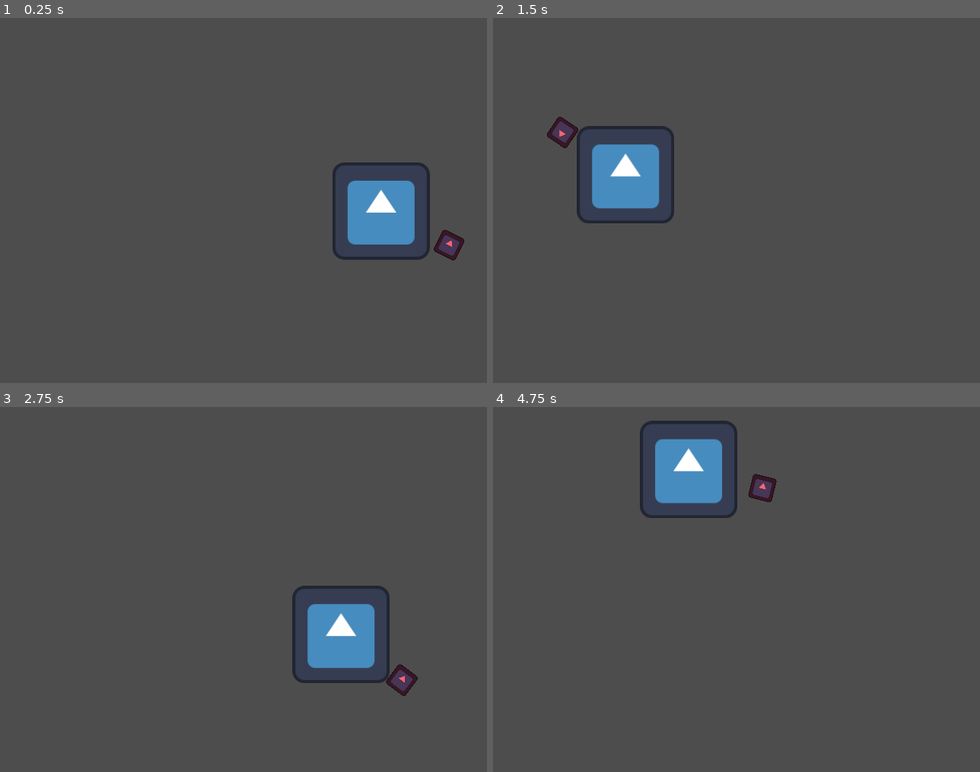
Above: before the commit, frames 1-4 (two rows, left to right).
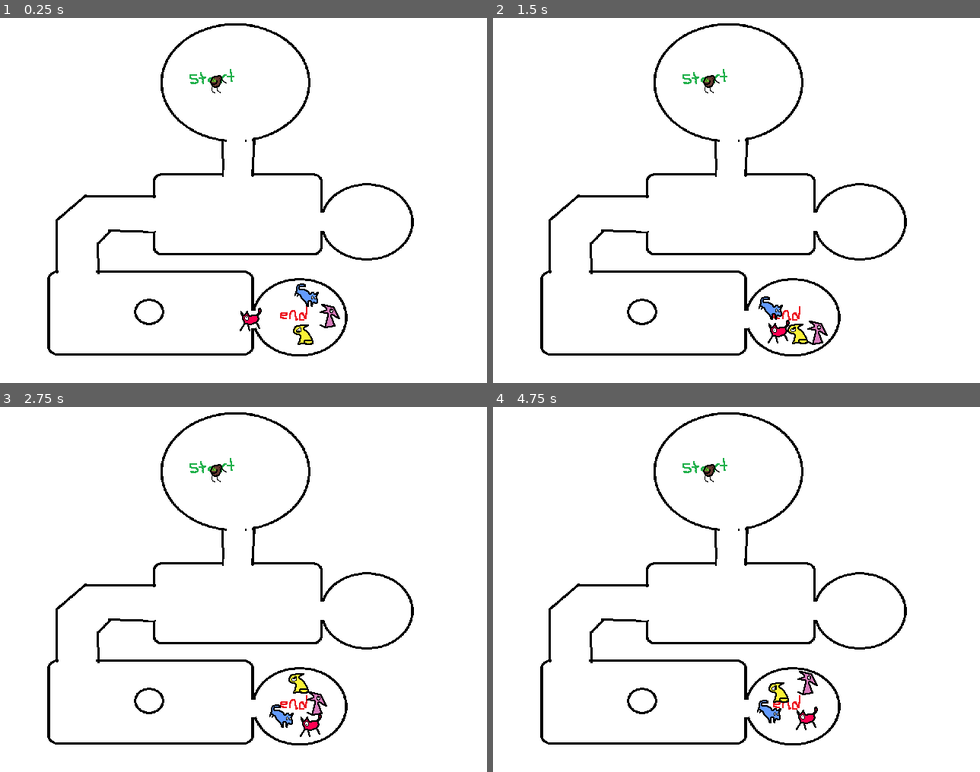
Above: after the commit, the same moments.

Repository: CommandTM/Cat-Race-Tests
Game: Godot game, scene res://Scenes/town.tscn
The game is run twice, just before and just after one commit, with the same random seed, the same clock (stepped at 60 frames per second) and the same inputs. Before the commit the project starts from res://Scenes/test.tscn. The engine's default icon, where the game draws it, is replaced by a stand-in: a white triangle on a blue panel in a dark square.
Inputs:
- Up to frame 1 (0.25 s): no input
- Up to frame 2 (1.5 s): tap Enter (ui_accept) at 0.5, 0.77 s; hold Right (ui_right) from 0.53 s (still down)
- Up to frame 3 (2.75 s): tap Enter (ui_accept) at 1.52 s; release Right (ui_right) at 2.03 s; hold Left (ui_left) from 2.03 s (still down)
- Up to frame 4 (4.75 s): release Left (ui_left) at 2.78 s; hold Right (ui_right) 2.78-4.28 s; tap Enter (ui_accept) at 3.02, 3.77, 4.52 s; hold Left (ui_left) from 4.28 s (still down)

The runs differ from the first frame. In frame 1, 100% of the frame differs, in the area x 0-100%, y 0-100%; in frame 2, 100%; in frame 3, 100%; in frame 4, 100%.

Commit message:
CATS AND MAPS AND KIWIS

Diff:
--- /dev/null
+++ b/Cats/Defs/blue.json
@@ -0,0 +1,18 @@
+{
+	"name": "Blue",
+	"color": "blue",
+	"sprites": {
+		"north": "res://Cats/Sprites/Blue/blue_all_directions.png",
+		"south": "res://Cats/Sprites/Blue/blue_all_directions.png",
+		"east": "res://Cats/Sprites/Blue/blue_all_directions.png",
+		"west": "res://Cats/Sprites/Blue/blue_all_directions.png",
+		"north_east": "res://Cats/Sprites/Blue/blue_all_directions.png",
+		"north_west": "res://Cats/Sprites/Blue/blue_all_directions.png",
+		"south_east": "res://Cats/Sprites/Blue/blue_all_directions.png",
+		"south_west": "res://Cats/Sprites/Blue/blue_all_directions.png",
+	},
+	"hitbox": "res://Cats/Hitboxes/blue.tres",
+	"wins": 0,
+	"losses": 0,
+	"name_revealed": false
+}
--- /dev/null
+++ b/Cats/Defs/magenta.json
@@ -0,0 +1,18 @@
+{
+	"name": "Magenta",
+	"color": "magenta",
+	"sprites": {
+		"north": "res://Cats/Sprites/Magenta/magenta_north.png",
+		"south": "res://Cats/Sprites/Magenta/magenta_south.png",
+		"east": "res://Cats/Sprites/Magenta/magenta_east.png",
+		"west": "res://Cats/Sprites/Magenta/magenta_west.png",
+		"north_east": "res://Cats/Sprites/Magenta/magenta_north_east.png",
+		"north_west": "res://Cats/Sprites/Magenta/magenta_north_west.png",
+		"south_east": "res://Cats/Sprites/Magenta/magenta_south_east.png",
+		"south_west": "res://Cats/Sprites/Magenta/magenta_south_west.png",
+	},
+	"hitbox": "res://Cats/Hitboxes/magenta.tres",
+	"wins": 0,
+	"losses": 0,
+	"name_revealed": false
+}
--- /dev/null
+++ b/Cats/Defs/pink.json
@@ -0,0 +1,18 @@
+{
+	"name": "Pink",
+	"color": "pink",
+	"sprites": {
+		"north": "res://Cats/Sprites/Pink/pink_north.png",
+		"south": "res://Cats/Sprites/Pink/pink_south.png",
+		"east": "res://Cats/Sprites/Pink/pink_east.png",
+		"west": "res://Cats/Sprites/Pink/pink_west.png",
+		"north_east": "res://Cats/Sprites/Pink/pink_north_east.png",
+		"north_west": "res://Cats/Sprites/Pink/pink_north_west.png",
+		"south_east": "res://Cats/Sprites/Pink/pink_south_east.png",
+		"south_west": "res://Cats/Sprites/Pink/pink_south_west.png",
+	},
+	"hitbox": "res://Cats/Hitboxes/pink.tres",
+	"wins": 0,
+	"losses": 0,
+	"name_revealed": false
+}
--- /dev/null
+++ b/Cats/Defs/yellow.json
@@ -0,0 +1,18 @@
+{
+	"name": "Yellow",
+	"color": "yellow",
+	"sprites": {
+		"north": "res://Cats/Sprites/Yellow/yellow_north.png",
+		"south": "res://Cats/Sprites/Yellow/yellow_south.png",
+		"east": "res://Cats/Sprites/Yellow/yellow_east.png",
+		"west": "res://Cats/Sprites/Yellow/yellow_west.png",
+		"north_east": "res://Cats/Sprites/Yellow/yellow_north_east.png",
+		"north_west": "res://Cats/Sprites/Yellow/yellow_north_west.png",
+		"south_east": "res://Cats/Sprites/Yellow/yellow_south_east.png",
+		"south_west": "res://Cats/Sprites/Yellow/yellow_south_west.png",
+	},
+	"hitbox": "res://Cats/Hitboxes/yellow.tres",
+	"wins": 0,
+	"losses": 0,
+	"name_revealed": false
+}
--- /dev/null
+++ b/Cats/Hitboxes/blue.tres
@@ -0,0 +1,4 @@
+[gd_resource type="RectangleShape2D" format=3 uid="uid://dajxsp273qwwx"]
+
+[resource]
+size = Vector2(28, 27)
--- /dev/null
+++ b/Cats/Hitboxes/magenta.tres
@@ -0,0 +1,4 @@
+[gd_resource type="RectangleShape2D" format=3 uid="uid://bgo1g0xosnvip"]
+
+[resource]
+size = Vector2(25, 27)
--- /dev/null
+++ b/Cats/Hitboxes/pink.tres
@@ -0,0 +1,4 @@
+[gd_resource type="RectangleShape2D" format=3 uid="uid://dov5ia8gqjltl"]
+
+[resource]
+size = Vector2(23, 28)
--- /dev/null
+++ b/Cats/Hitboxes/yellow.tres
@@ -0,0 +1,4 @@
+[gd_resource type="RectangleShape2D" format=3 uid="uid://c6q6hjl4j3pe8"]
+
+[resource]
+size = Vector2(23, 23)
--- /dev/null
+++ b/Scenes/cat.tscn
@@ -0,0 +1,19 @@
+[gd_scene load_steps=2 format=3 uid="uid://bhp782ij05uih"]
+
+[ext_resource type="Script" uid="uid://dtyj1f8f48bmm" path="res://Scripts/cat.gd" id="1_r2uub"]
+
+[node name="Cat" type="CharacterBody2D" groups=["cat"]]
+script = ExtResource("1_r2uub")
+SPEED = 200.0
+BOUNCE_RANDOMNESS = 0.524
+
+[node name="Sprite" type="Sprite2D" parent="."]
+texture_filter = 1
+
+[node name="Hitbox" type="CollisionShape2D" parent="."]
+position = Vector2(0, 0.5)
+
+[node name="Spin" type="Node2D" parent="."]
+
+[node name="Direction" type="Node2D" parent="Spin"]
+position = Vector2(100, 0)
--- /dev/null
+++ b/Scenes/kiwi.tscn
@@ -0,0 +1,36 @@
+[gd_scene load_steps=4 format=3 uid="uid://cxo3w2upvyups"]
+
+[ext_resource type="Texture2D" uid="uid://dnseuuvrndli" path="res://Sprites/goal.png" id="1_hm1w3"]
+[ext_resource type="Script" uid="uid://bqtfosqu72cv8" path="res://Scripts/kiwi.gd" id="1_l6ien"]
+
+[sub_resource type="CircleShape2D" id="CircleShape2D_l6ien"]
+radius = 8.0
+
+[node name="Kiwi" type="Area2D"]
+script = ExtResource("1_l6ien")
+
+[node name="Sprite2D" type="Sprite2D" parent="."]
+texture_filter = 1
+texture = ExtResource("1_hm1w3")
+
+[node name="CollisionShape2D" type="CollisionShape2D" parent="."]
+position = Vector2(-2, -1)
+shape = SubResource("CircleShape2D_l6ien")
+
+[node name="CanvasLayer" type="CanvasLayer" parent="."]
+
+[node name="Cat Name" type="RichTextLabel" parent="CanvasLayer"]
+visible = false
+offset_right = 640.0
+offset_bottom = 480.0
+bbcode_enabled = true
+text = "[color=magenta][font_size=75]Resolute Mind Afternoon"
+scroll_active = false
+vertical_alignment = 2
+
+[node name="Timer" type="Timer" parent="."]
+wait_time = 0.025
+one_shot = true
+
+[connection signal="body_entered" from="." to="." method="_on_body_entered"]
+[connection signal="timeout" from="Timer" to="." method="_on_timer_timeout"]
--- a/Scenes/test.tscn
+++ b/Scenes/test.tscn
@@ -1,7 +1,6 @@
-[gd_scene load_steps=8 format=3 uid="uid://barmnkl7yasns"]
+[gd_scene load_steps=6 format=3 uid="uid://barmnkl7yasns"]
 
-[ext_resource type="Script" uid="uid://ohobxjpy6846" path="res://Scripts/bounce_test.gd" id="1_8od7v"]
-[ext_resource type="Texture2D" uid="uid://dr2axgjuq2qu5" path="res://Sprites/icon.svg" id="1_lc1oi"]
+[ext_resource type="PackedScene" uid="uid://bhp782ij05uih" path="res://Scenes/cat.tscn" id="5_35xla"]
 
 [sub_resource type="WorldBoundaryShape2D" id="WorldBoundaryShape2D_8od7v"]
 distance = -480.0
@@ -16,17 +15,14 @@
 [sub_resource type="WorldBoundaryShape2D" id="WorldBoundaryShape2D_35xla"]
 normal = Vector2(1, 0)
 
-[sub_resource type="CircleShape2D" id="CircleShape2D_qc4db"]
-radius = 64.0703
-
 [node name="Node2D" type="Node2D"]
 
 [node name="StaticBody2D" type="StaticBody2D" parent="."]
 
-[node name="North" type="CollisionShape2D" parent="StaticBody2D"]
+[node name="South" type="CollisionShape2D" parent="StaticBody2D"]
 shape = SubResource("WorldBoundaryShape2D_8od7v")
 
-[node name="South" type="CollisionShape2D" parent="StaticBody2D"]
+[node name="North" type="CollisionShape2D" parent="StaticBody2D"]
 shape = SubResource("WorldBoundaryShape2D_qc4db")
 
 [node name="East" type="CollisionShape2D" parent="StaticBody2D"]
@@ -35,24 +31,10 @@
 [node name="West" type="CollisionShape2D" parent="StaticBody2D"]
 shape = SubResource("WorldBoundaryShape2D_35xla")
 
-[node name="CharacterBody2D" type="CharacterBody2D" parent="."]
-position = Vector2(389, 198)
-script = ExtResource("1_8od7v")
-SPEED = 500.0
-BOUNCE_RANDOMNESS = 0.524
+[node name="Cat" parent="." instance=ExtResource("5_35xla")]
+position = Vector2(348, 183)
+JSON_PATH = "res://Cats/Defs/pink.json"
 
-[node name="Sprite2D" type="Sprite2D" parent="CharacterBody2D"]
-texture = ExtResource("1_lc1oi")
-
-[node name="CollisionShape2D" type="CollisionShape2D" parent="CharacterBody2D"]
-shape = SubResource("CircleShape2D_qc4db")
-
-[node name="Spin" type="Node2D" parent="CharacterBody2D"]
-unique_name_in_owner = true
-
-[node name="Direction" type="Sprite2D" parent="CharacterBody2D/Spin"]
-unique_name_in_owner = true
-modulate = Color(1, 0.38319, 0.448732, 1)
-position = Vector2(100, 0)
-scale = Vector2(0.25, 0.25)
-texture = ExtResource("1_lc1oi")
+[node name="Cat2" parent="." instance=ExtResource("5_35xla")]
+position = Vector2(506, 263)
+JSON_PATH = "res://Cats/Defs/yellow.json"
--- /dev/null
+++ b/Scenes/town.tscn
@@ -0,0 +1,48 @@
+[gd_scene load_steps=5 format=3 uid="uid://1t75jrwxwcfn"]
+
+[ext_resource type="Texture2D" uid="uid://dyhg8fn8fnvdq" path="res://Sprites/town.png" id="1_kswdu"]
+[ext_resource type="PackedScene" uid="uid://bhp782ij05uih" path="res://Scenes/cat.tscn" id="2_iau6b"]
+[ext_resource type="PackedScene" uid="uid://cxo3w2upvyups" path="res://Scenes/kiwi.tscn" id="3_28ev0"]
+
+[sub_resource type="CapsuleShape2D" id="CapsuleShape2D_iau6b"]
+radius = 18.0
+height = 36.0
+
+[node name="town" type="Node2D"]
+
+[node name="Sprite2D" type="Sprite2D" parent="."]
+texture_filter = 1
+position = Vector2(320, 240)
+scale = Vector2(0.668757, 0.605296)
+texture = ExtResource("1_kswdu")
+
+[node name="Collision" type="StaticBody2D" parent="."]
+
+[node name="CollisionShape2D" type="CollisionShape2D" parent="Collision"]
+position = Vector2(196, 387)
+shape = SubResource("CapsuleShape2D_iau6b")
+
+[node name="CollisionPolygon2D" type="CollisionPolygon2D" parent="Collision"]
+polygon = PackedVector2Array(307, 2, 308, 9, 352, 13, 386, 37, 407, 73, 407, 104, 381, 139, 337, 159, 333, 201, 411, 206, 425, 213, 423, 252, 433, 233, 461, 222, 499, 219, 527, 232, 540, 254, 540, 286, 514, 308, 475, 319, 443, 307, 426, 283, 423, 302, 417, 311, 201, 309, 199, 280, 144, 279, 129, 298, 129, 332, 320, 333, 331, 341, 334, 378, 345, 360, 378, 344, 425, 349, 453, 376, 454, 409, 440, 427, 419, 441, 376, 440, 343, 422, 333, 410, 332, 434, 330, 479, 638, 479, 640, 0)
+
+[node name="CollisionPolygon2D2" type="CollisionPolygon2D" parent="Collision"]
+polygon = PackedVector2Array(308, -1, 0, 0, 0, 479, 330, 480, 330, 437, 326, 441, 71, 444, 62, 432, 62, 338, 78, 332, 74, 267, 113, 232, 201, 234, 202, 208, 209, 202, 291, 204, 290, 160, 263, 149, 239, 139, 224, 118, 215, 93, 213, 59, 226, 39, 254, 20, 291, 8, 305, 6)
+
+[node name="Kiwi" parent="." instance=ExtResource("3_28ev0")]
+position = Vector2(286, 84)
+
+[node name="Cat" parent="." instance=ExtResource("2_iau6b")]
+position = Vector2(392, 357)
+JSON_PATH = "res://Cats/Defs/blue.json"
+
+[node name="Cat2" parent="." instance=ExtResource("2_iau6b")]
+position = Vector2(350, 391)
+JSON_PATH = "res://Cats/Defs/magenta.json"
+
+[node name="Cat3" parent="." instance=ExtResource("2_iau6b")]
+position = Vector2(434, 393)
+JSON_PATH = "res://Cats/Defs/pink.json"
+
+[node name="Cat4" parent="." instance=ExtResource("2_iau6b")]
+position = Vector2(388, 426)
+JSON_PATH = "res://Cats/Defs/yellow.json"
--- /dev/null
+++ b/Scripts/cat.gd
@@ -0,0 +1,105 @@
+extends CharacterBody2D
+
+@export var SPEED = 400.0
+@export var BOUNCE_RANDOMNESS = PI/6
+@export var JSON_PATH = ''
+
+var direction: Vector2
+
+var json = JSON.new()
+
+var data
+
+var north: Image
+var south: Image
+var east: Image
+var west: Image
+var north_east: Image
+var north_west: Image
+var south_east: Image
+var south_west: Image
+
+@onready var spin: Node2D = get_node("Spin")
+@onready var direction_indicate: Node2D = get_node("Spin/Direction")
+@onready var hitbox: CollisionShape2D = get_node("Hitbox")
+@onready var sprite: Sprite2D = get_node("Sprite")
+
+var rng = RandomNumberGenerator.new()
+
+
+func _ready() -> void:
+	#start()
+	data = json.parse_string(FileAccess.open(JSON_PATH, FileAccess.READ).get_as_text())
+	print(data)
+	create()
+	pass
+
+
+func _physics_process(delta: float) -> void:
+	velocity = direction * SPEED
+	var collision_info = move_and_collide(velocity * delta)
+	if collision_info:
+		velocity = velocity.bounce(collision_info.get_normal())
+		direction = velocity / SPEED
+		spin.look_at(position+direction)
+		spin.rotate(rng.randf_range(-BOUNCE_RANDOMNESS, BOUNCE_RANDOMNESS))
+		direction = position.direction_to(direction_indicate.global_position)
+		look()
+
+
+func start() -> void:
+	spin.rotation_degrees = randf_range(0, 360)
+	direction = position.direction_to(direction_indicate.global_position)
+	look()
+
+
+func create() -> void:
+	hitbox.shape = ResourceLoader.load(data['hitbox'])
+	north = Image.new()
+	south = Image.new()
+	east = Image.new()
+	west = Image.new()
+	north_east = Image.new()
+	north_west = Image.new()
+	south_east = Image.new()
+	south_west = Image.new()
+	north.load(data['sprites']['north'])
+	south.load(data['sprites']['south'])
+	east.load(data['sprites']['east'])
+	west.load(data['sprites']['west'])
+	north_east.load(data['sprites']['north_east'])
+	north_west.load(data['sprites']['north_west'])
+	south_east.load(data['sprites']['south_east'])
+	south_west.load(data['sprites']['south_west'])
+
+	start()
+	pass
+
+
+func look() -> void:
+	var look: Vector2 = direction.round()
+	print(look)
+	if look.x == 0 and look.y == -1:
+		sprite.texture = ImageTexture.create_from_image(north)
+		pass
+	if look.x == 0 and look.y == 1:
+		sprite.texture = ImageTexture.create_from_image(south)
+		pass
+	if look.x == 1 and look.y == 0:
+		sprite.texture = ImageTexture.create_from_image(east)
+		pass
+	if look.x == -1 and look.y == 0:
+		sprite.texture = ImageTexture.create_from_image(west)
+		pass
+	if look.x == 1 and look.y == -1:
+		sprite.texture = ImageTexture.create_from_image(north_east)
+		pass
+	if look.x == -1 and look.y == -1:
+		sprite.texture = ImageTexture.create_from_image(north_west)
+		pass
+	if look.x == 1 and look.y == 1:
+		sprite.texture = ImageTexture.create_from_image(south_east)
+		pass
+	if look.x == -1 and look.y == 1:
+		sprite.texture = ImageTexture.create_from_image(south_west)
+		pass
--- /dev/null
+++ b/Scripts/kiwi.gd
@@ -0,0 +1,29 @@
+extends Area2D
+
+@onready var win_text: RichTextLabel = get_node("CanvasLayer/Cat Name")
+@onready var timer: Timer = get_node("Timer")
+
+var text_size: int = 0
+
+var triggered: bool = false
+
+var cat_name: String
+
+var cat_color: String
+
+func _on_body_entered(body:Node2D) -> void:
+	if body.is_in_group("cat") and not triggered:
+		triggered = true
+		cat_name = body.data['name']
+		cat_color = body.data['color']
+		win_text.visible = true
+		text_size = text_size + 1
+		win_text.text = "[color=" + cat_color + "][font_size=" + str(text_size) + "]" + cat_name
+		timer.start()
+
+
+func _on_timer_timeout() -> void:
+	text_size = text_size + 1
+	win_text.text = "[color=" + cat_color + "][font_size=" + str(text_size) + "]" + cat_name
+	if text_size < 75:
+		timer.start()
--- a/project.godot
+++ b/project.godot
@@ -11,7 +11,7 @@
 [application]
 
 config/name="Cat Race Tests"
-run/main_scene="res://Scenes/test.tscn"
+run/main_scene="uid://1t75jrwxwcfn"
 config/features=PackedStringArray("4.4", "Forward Plus")
 config/icon="res://Sprites/icon.svg"
 
@@ -19,7 +19,13 @@
 
 window/size/viewport_width=640
 window/size/viewport_height=480
+window/stretch/mode="viewport"
 
 [dotnet]
 
 project/assembly_name="Cat Race Tests"
+
+[rendering]
+
+renderer/rendering_method="gl_compatibility"
+renderer/rendering_method.mobile="gl_compatibility"
Binary file added: Cats/Sprites/Blue/blue_all_directions.png
Not shown, added: Cats/Sprites/Blue/blue_all_directions.png.import
Binary file added: Cats/Sprites/Magenta/magenta_east.png
Not shown, added: Cats/Sprites/Magenta/magenta_east.png.import
Binary file added: Cats/Sprites/Magenta/magenta_north.png
Not shown, added: Cats/Sprites/Magenta/magenta_north.png.import
Binary file added: Cats/Sprites/Magenta/magenta_north_east.png
Not shown, added: Cats/Sprites/Magenta/magenta_north_east.png.import
Binary file added: Cats/Sprites/Magenta/magenta_north_west.png
Not shown, added: Cats/Sprites/Magenta/magenta_north_west.png.import
Binary file added: Cats/Sprites/Magenta/magenta_south.png
Not shown, added: Cats/Sprites/Magenta/magenta_south.png.import
(and 49 more such lines)
